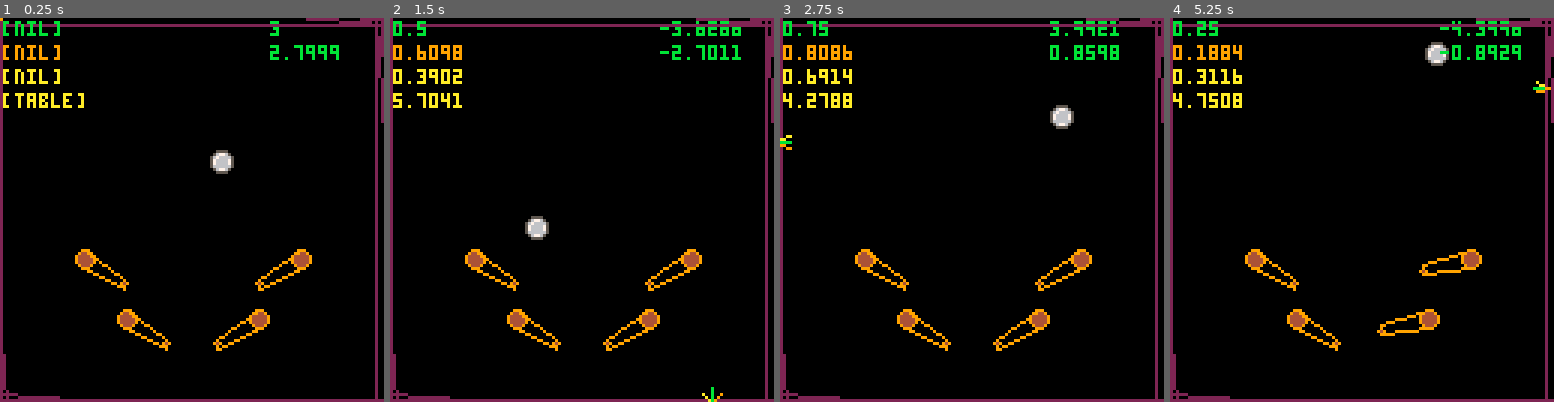
Above: before the commit, frames 1-4 (left to right).
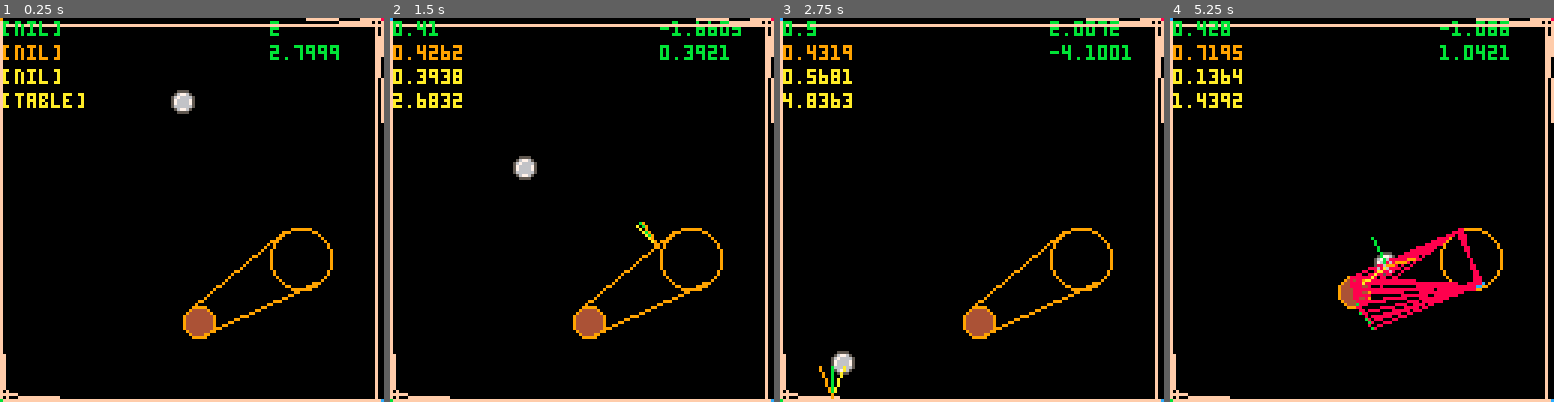
Above: after the commit, the same moments.

Repository: lkingsford/pico8-projects
Game: PICO-8 cartridge pinball1.p8
Same seed, same stepped clock (60 frames per second), same inputs: the game is played once before the commit and once after it.
Inputs:
- Up to frame 1 (0.25 s): no input
- Up to frame 2 (1.5 s): tap X (X key) at 0.33, 1.07 s; tap O (Z key) at 0.7 s
- Up to frame 3 (2.75 s): hold Right 1.6-2.1 s; tap O (Z key) at 1.7, 2.1, 2.5 s; tap X (X key) at 1.85 s; hold Up 2.15-2.42 s; hold Right from 2.47 s (still down)
- Up to frame 4 (5.25 s): tap O (Z key) every 0.4 s from 2.9 to 4.9 s; tap X (X key) at 2.97, 4.08, 5.2 s; release Right at 3.03 s; hold Left 3.08-3.58 s; hold Down 3.63-3.97 s; hold Right 4.02-4.68 s; hold Up 4.73-5.03 s; hold Left from 5.08 s (still down)

The runs differ from the first frame. In frame 1, 7.2% of the frame differs, in the area x 0-100%, y 0-100%; in frame 2, 8.0%; in frame 3, 8.3%; in frame 4, 10%.

Commit message:
Better line

Diff:
--- a/pinball1.p8
+++ b/pinball1.p8
@@ -7,18 +7,19 @@
 	pinballs={}
 
 	local p={}
-	p.x=50
-	p.dx=3
-	p.y=30
+	p.x=45
+	p.dx=2
+	p.y=10
 	p.r=4
 	p.dy=2
 	add(pinballs, p)
 
 	flippers={}
-	add_flipper(5, 100, 80, 3, 1.5, 16, .16, .3, 0.045)
-	add_flipper(5, 86, 100, 3, 1.5, 16, .16, .3, 0.045)
-	add_flipper(4, 42, 100, 3, 1.5, 16, -.16, -.3, 0.045)
-	add_flipper(4, 28, 80, 3, 1.5, 16, -.16, -.3, 0.045)
+	add_flipper(5, 100, 80, 10, 5, 40, .16, .3, 0.045)
+	--add_flipper(5, 100, 80, 3, 1.5, 16, .16, .3, 0.045)
+	--add_flipper(5, 86, 100, 3, 1.5, 16, .16, .3, 0.045)
+	--add_flipper(4, 42, 100, 3, 1.5, 16, -.16, -.3, 0.045)
+	--add_flipper(4, 28, 80, 3, 1.5, 16, -.16, -.3, 0.045)
 
 	flipper_thud = 0.6
 	gravity = 0.1
@@ -120,21 +121,25 @@
 end
 
 function d_interact(i)
-	line(i.x1, i.y1, i.x2, i.y2, 2)
-	line(i.x1, i.y1, i.x3, i.y3, 2)
-	line(i.x2, i.y2, i.x3, i.y3, 2)
-end
-
-function d_flipper(flipper)
-	circfill(flipper.x, flipper.y, flipper.r1, 4)
-	circ(flipper.x, flipper.y, flipper.r1, 9)
-	x2 = flipper.x + flipper.length * sin(flipper.angle)
-	y2 = flipper.y + flipper.length * cos(flipper.angle)
-	circfill(x2, y2, flipper.r2, 4)
-	circ(x2, y2, flipper.r2, 9)
-	-- TODO: Do this on angle, not just y +- r
-	line(flipper.x, flipper.y + flipper.r1, x2, y2 + flipper.r2, 9)
-	line(flipper.x, flipper.y - flipper.r1, x2, y2 - flipper.r2, 9)
+	local c = min(15, max(1, i.bounce + 15*i.absorb))
+	line(i.x1, i.y1, i.x2, i.y2, c)
+	line(i.x1, i.y1, i.x3, i.y3, c)
+	line(i.x2, i.y2, i.x3, i.y3, c)
+	pset(i.x1, i.y1, 8)
+	pset(i.x2, i.y2, 11)
+	pset(i.x3, i.y3, 12)
+end
+
+function d_flipper(f)
+	circ(f.x, f.y, f.r1, 9)
+	local sin_t = sin(f.angle)
+	local cos_t = cos(f.angle)
+	x2 = f.x + f.length * sin_t
+	y2 = f.y + f.length * cos_t
+	circfill(x2, y2, f.r2, 4)
+	circ(x2, y2, f.r2, 9)
+	line(f.x - f.r1 * cos_t, f.y + f.r1 * sin_t, x2 - f.r2 * cos_t, y2 + f.r2 * sin_t, 9)
+	line(f.x + f.r1 * cos_t, f.y - f.r1 * sin_t, x2 + f.r2 * cos_t, y2 - f.r2 * sin_t, 9)
 end
 
 function _update()
@@ -157,34 +162,37 @@
 	-- Use as arg in foreach
 	cur_pb = pb
 	any_bump =false
-	--foreach(interactions, interact)
+	foreach(interactions, interact)
 	foreach(fixed_interactions, interact)
 
 	pb.dy += gravity
 end
 
 function interact(i)
+	if any_bump then return end
 	if not collides(i, cur_pb) then
 		return
 	end
+	any_bump = true
+	local arrow_length = 10
 	normal = i.normal
 	n_ref = {}
 	n_ref.x1 = cur_pb.x
 	n_ref.y1 = cur_pb.y
-	n_ref.x2 = cur_pb.x + sin(normal) * 5
-	n_ref.y2 = cur_pb.y + cos(normal) * 5
+	n_ref.x2 = cur_pb.x + sin(normal) * arrow_length
+	n_ref.y2 = cur_pb.y + cos(normal) * arrow_length
 	incident = -1 * (atan2(cur_pb.dx, cur_pb.dy) - .25) % 1
 	i_ref = {}
 	i_ref.x1 = cur_pb.x
 	i_ref.y1 = cur_pb.y
-	i_ref.x2 = cur_pb.x + sin(incident) * 5
-	i_ref.y2 = cur_pb.y + cos(incident) * 5
+	i_ref.x2 = cur_pb.x + sin(incident) * arrow_length
+	i_ref.y2 = cur_pb.y + cos(incident) * arrow_length
 	reflection = normal * 2 - incident
 	r_ref = {}
 	r_ref.x1 = cur_pb.x
 	r_ref.y1 = cur_pb.y
-	r_ref.x2 = cur_pb.x + sin(reflection) * 5
-	r_ref.y2 = cur_pb.y + cos(reflection) * 5
+	r_ref.x2 = cur_pb.x + sin(reflection) * arrow_length
+	r_ref.y2 = cur_pb.y + cos(reflection) * arrow_length
 	vold = distance(0, 0, cur_pb.dx, cur_pb.dy)
 	v = vold * i.absorb + i.bounce
 	cur_pb.dx = v * sin(reflection)
@@ -195,8 +203,6 @@
   		cur_pb.x += norm_x
 		cur_pb.y += norm_y
 	end
-
-	-- Adjust for bounce
 end
 
 function u_flipper(f)
@@ -209,19 +215,52 @@
 	local old_angle = f.angle
 	f.angle = mid(f.angle, t, f.angle + sgn(t - f.angle) * f.speed)
 
-
+	-- Interaction only if a ball is nearby
+	-- (might optimize later)
+	local any_near = false
+	for b in all(pinballs) do
+		any_near = any_near or distance(b.x, b.y, f.x, f.y) < (f.length + 2)
+	end
+	if not any_near then
+		return
+	end
+
+	local theta_steps = 5
+	if old_angle == f.angle then theta_steps = 1 end
+	for ts = 1, theta_steps do
+		local t = old_angle + ((f.angle - old_angle) / theta_steps) * ts
+		local v = {}
+		local sin_t = sin(t)
+		local cos_t = cos(t)
+		v.x1 = f.x - f.r1 * cos_t
+		v.y1 = f.y + f.r1 * sin_t
+		v.x2 = f.x + f.length * sin_t - f.r2 * cos_t
+		v.y2 = f.y + f.length * cos_t + f.r2 * sin_t
+		v.x3 = f.x + f.r1 * cos_t
+		v.y3 = f.y - f.r1 * sin_t
+		v.ox = v.x1
+		v.oy = v.x2
+		v.normal = t + .25
+		v.absorb = flipper_thud
+		v.bounce = 0
+		add(interactions, v)
+		local l = {}
+		l.x1 = v.x2
+		l.y1 = v.y2
+		l.x2 = f.x + f.length * sin_t + f.r2 * cos_t
+		l.y2 = f.y + f.length * cos_t - f.r2 * sin_t
+		l.x3 = v.x3
+		l.y3 = v.y3
+		l.ox = v.x1
+		l.oy = v.y1
+		l.normal = v.normal + .5
+		l.absorb = flipper_thud
+		l.bounce = 0
+		add(interactions, l)
+	end
 end
 
 function in_tri(ax,ay,bx,by,cx,cy,px,py)
-	pr = 1
-	ax = ax / pr
-	ay = ay / pr
-	bx = bx / pr
-	by = by / pr
-	cx = cx / pr
-	cy = cy / pr
-	px = px / pr
-	py = py / pr
 	apab = cross(ax,ay,px,py,ax,ay,bx,by)
 	bpbc = cross(bx,by,px,py,bx,by,cx,cy)
 	cpca = cross(cx,cy,px,py,cx,cy,ax,ay)
